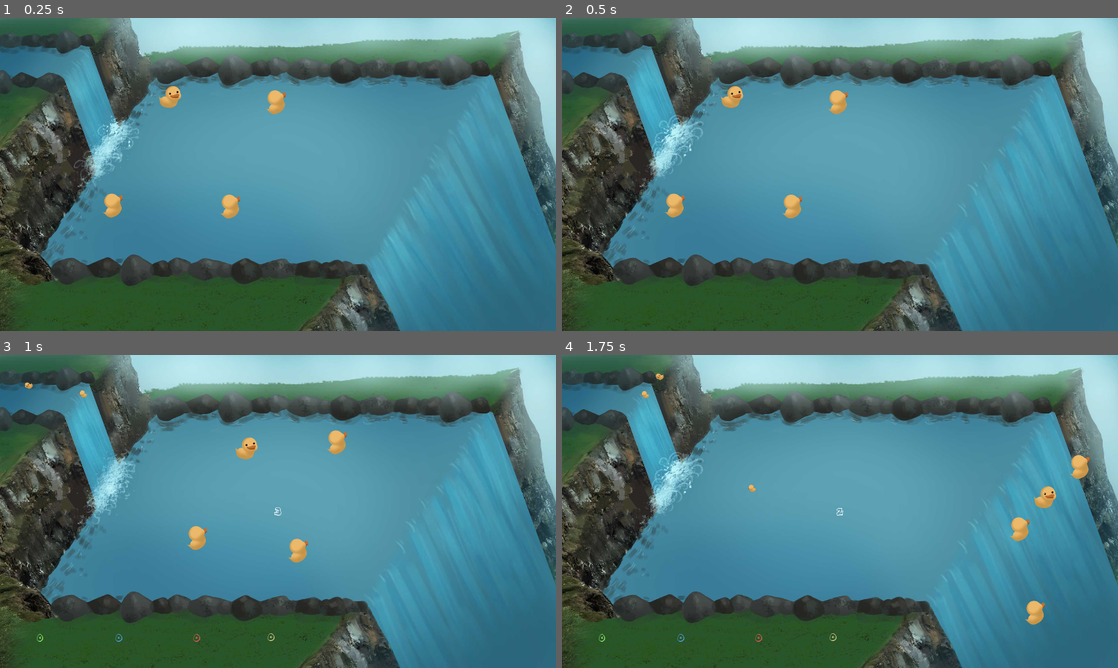
Above: before the commit, frames 1-4 (two rows, left to right).
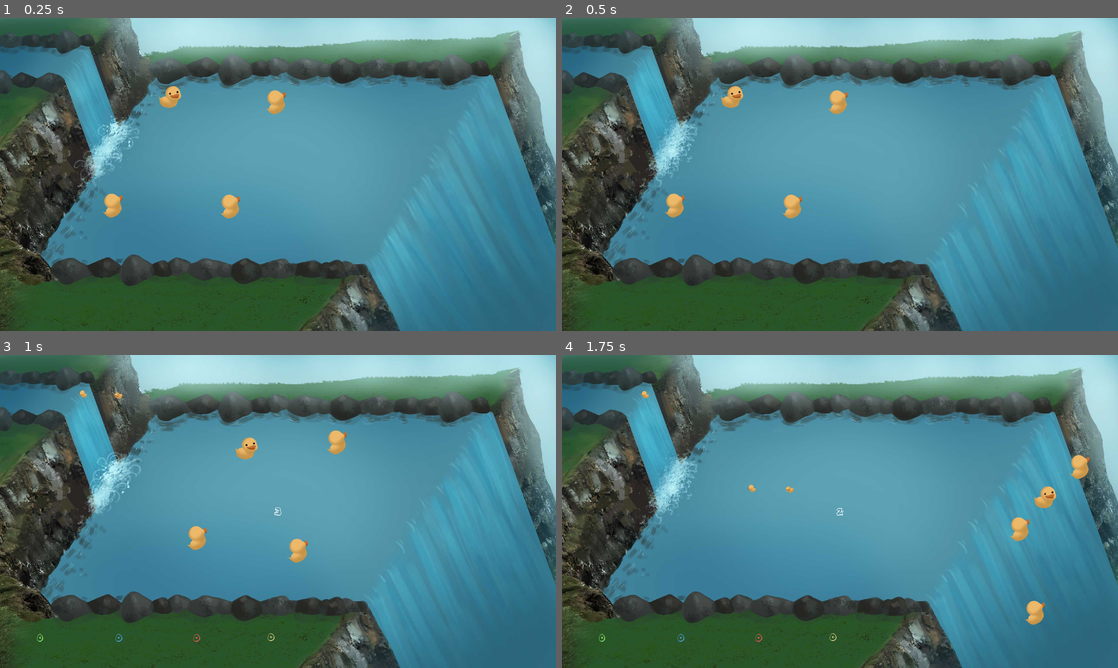
Above: after the commit, the same moments.

Repository: TeamAwesomeTOJam/ducks
Game: Godot game, scene res://Game.tscn
Same seed, same stepped clock (60 frames per second), same inputs: the game is played once before the commit and once after it.
Inputs:
- Up to frame 1 (0.25 s): no input
- Up to frame 2 (0.5 s): no input
- Up to frame 3 (1 s): tap Enter (p0duck) at 0.5, 0.6 s; hold Up (ui_up) from 0.53 s (still down)
- Up to frame 4 (1.75 s): release Up (ui_up) at 1.28 s; tap Enter (p0duck) at 1.35 s

Frame 1 is identical in both runs. In frame 2, 0.5% of the frame differs, in the area x 13-26%, y 30-54%; in frame 3, 0.6%; in frame 4, 0.6%, in the area x 13-42%, y 5-54%.

Commit message:
Added better handling of postgame

Diff:
--- a/Duck.gd
+++ b/Duck.gd
@@ -12,6 +12,7 @@
 var DEFAULT_COLLISION_MASK = 15
 var DEFAULT_COLLISION_LAYER = 15
 var child
+var is_post_game = false
 
 enum STATE {
     Playing,
@@ -43,8 +44,9 @@
 
 
 func _game_ended():
-    state = STATE.PostGame
-
+    if state == STATE.Playing:
+        state = STATE.PostGame
+    is_post_game = true
 
 
 func _integrate_forces(f_state):
@@ -124,7 +126,7 @@
 func enter_playing_state():
     self.set_collision_mask(DEFAULT_COLLISION_MASK)
     self.set_collision_layer(DEFAULT_COLLISION_LAYER)
-    state = STATE.Playing
+    state = STATE.Playing if !is_post_game else STATE.PostGame
 
 func set_collision_stuff(mask, layer):
     self.set_collision_mask(mask)
--- a/Game.tscn
+++ b/Game.tscn
@@ -47,7 +47,6 @@
 
 frames = SubResource( 1 )
 animation = "loop"
-frame = 4
 playing = true
 offset = Vector2( 1280, 720 )
 _sections_unfolded = [ "Z Index" ]
--- a/Player.gd
+++ b/Player.gd
@@ -32,6 +32,7 @@
 var DEFAULT_COLLISION_LAYER
 var direction
 var speed
+var is_post_game = false
 
 func _ready():
     direction = Vector2(1, rand_range(-0.2, 0.2)).normalized()
@@ -46,7 +47,9 @@
     enter_playing_state()
 
 func _game_ended():
-    state = STATE.PostGame
+    if state == STATE.Playing:
+        state = STATE.PostGame
+    is_post_game = true
 
 func get_action(action):
     return "p" + str(PLAYER_NUMBER) + action
@@ -206,9 +209,12 @@
     self.boost_timer = 0
     self.boost_wait_timer = 0
     self.boosting = false
-    state = STATE.Playing
+    state = STATE.Playing if !is_post_game else STATE.PostGame
 
 func respawn():
+    if is_post_game:
+        return
+
     self.linear_velocity = Vector2(0,0)
     state = STATE.MoveToRespawn
     wait = true
